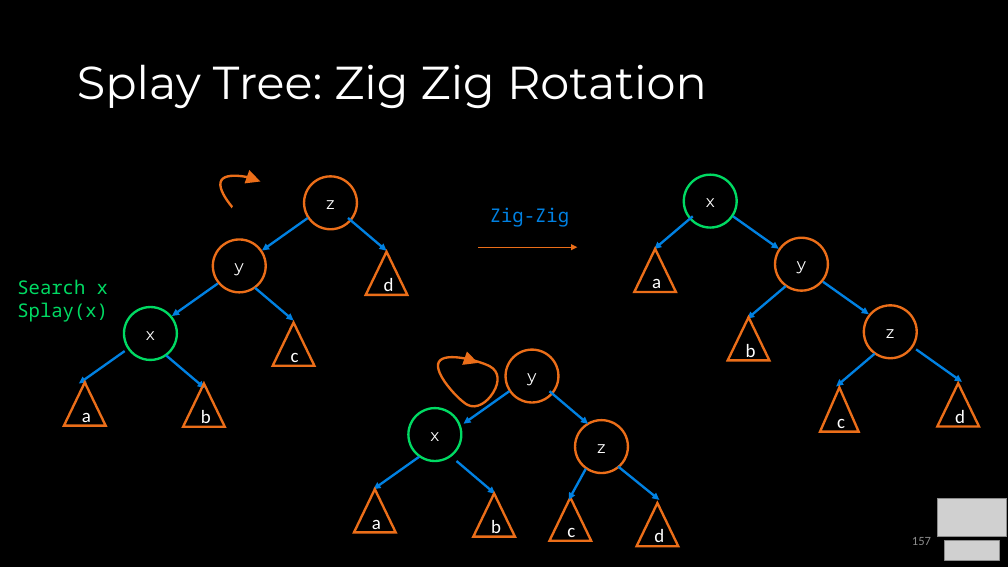
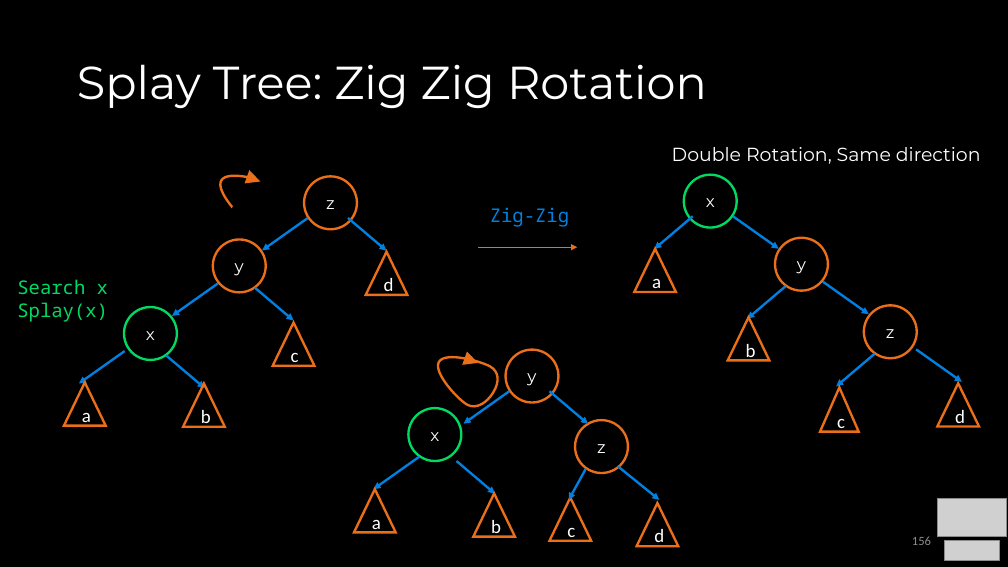
Before and after one commit to COP3530/Instructional-Content, a slide deck: slide 156 of Slides/Slides-PPT/4 - Balanced Trees.pptx (slide 157 before the commit). Drawn at 1008x567 pixels with LibreOffice and Linux fonts; fonts in the diff are those of the drawing; grey boxes stand for pictures. Boxes give left, top, right and bottom in pixels: in the first picture for what was removed or moved away, otherwise in the second. Text is boxed around its words. In the diff, an @@ line names an element or a change of style, - is before the commit and + after.

```diff
--- a/Slides/Slides-PPT/4 - Balanced Trees.pptx
+++ b/Slides/Slides-PPT/4 - Balanced Trees.pptx
@@ text added at (672,147,981,164), 18 pt, text #FFFFFF @@
+Double Rotation, Same direction
@@ page number at (912,536,931,545): text changed @@
-157
+156
```
Also in this commit, not shown: 18 other slides changed, 1 slide removed, 1 other file.
